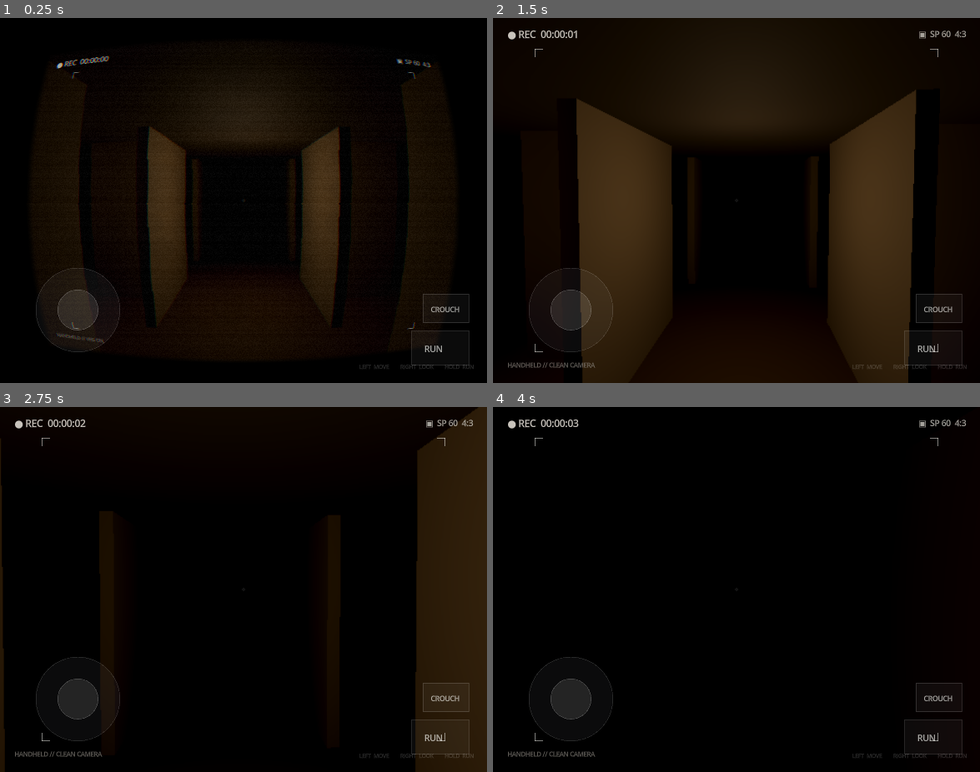
Above: before the commit, frames 1-4 (two rows, left to right).
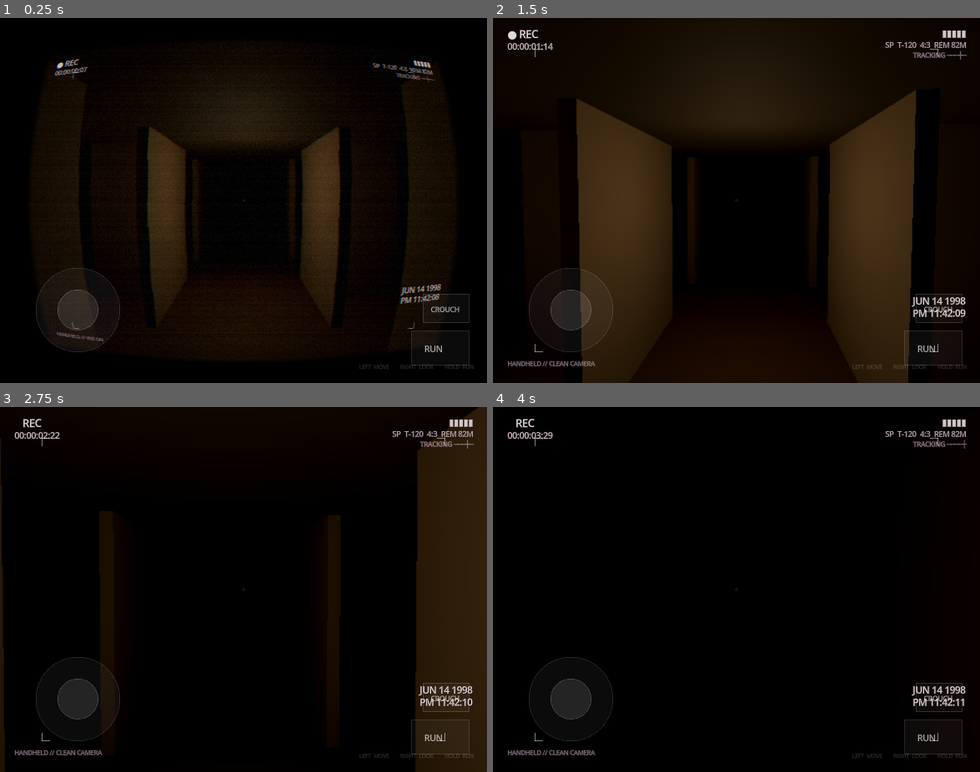
Above: after the commit, the same moments.

Repository: Goyimaticax1/vhs
Game: Godot game, scene res://main.tscn
The game is run twice, just before and just after one commit, with the same random seed, the same clock (stepped at 60 frames per second) and the same inputs.
Inputs (mouse positions are in pixels of both pictures, inside the frame that each line leads up to):
- Up to frame 1 (0.25 s): no input
- Up to frame 2 (1.5 s): tap Enter at 0.5 s; move the mouse to (760, 200) at 0.52 s; hold W (move_forward) from 0.53 s (still down); tap V (toggle_vhs) at 0.6 s; click (760, 200) at 0.67 s; tap Space (jump) at 0.77 s; move the mouse to (712, 200) at 1.27 s; tap Shift (sprint) at 1.35 s; click (712, 200) at 1.42 s
- Up to frame 3 (2.75 s): keep holding W (move_forward); tap Space (jump) at 1.52 s; tap V (toggle_vhs) at 1.55, 2.1 s; move the mouse to (258, 582) at 2.02 s; click (258, 582) at 2.17 s
- Up to frame 4 (4 s): keep holding W (move_forward); move the mouse to (731, 596) at 2.77 s; tap C at 2.85 s; click (731, 596) at 2.92 s; tap Space (jump) at 3.02, 3.77 s; tap V (toggle_vhs) at 3.05, 3.6 s; move the mouse to (770, 593) at 3.52 s; click (770, 593) at 3.67 s

The runs differ from the first frame. In frame 1, 0.9% of the frame differs, in the area x 11-91%, y 10-90%; in frame 2, 1.3%; in frame 3, 1.3%; in frame 4, 1.3%, in the area x 2-98%, y 3-96%.

Commit message:
VHS OSD revamp: blinking REC, tape timecode w/ frames, draining battery, T-120 remaining, tracking bar, camcorder date/time stamp, AUTO FOCUS flash, chroma-ghost text + tape dropout glitches

Diff:
--- a/project/scenes/vhs_overlay.tscn
+++ b/project/scenes/vhs_overlay.tscn
@@ -33,32 +33,143 @@
 [node name="REC" type="Label" parent="HUD"]
 layout_mode = 0
 offset_left = 38.0
-offset_top = 26.0
-offset_right = 300.0
-offset_bottom = 64.0
-mouse_filter = 2
-theme_override_colors/font_color = Color(0.87, 0.85, 0.82, 0.9)
+offset_top = 24.0
+offset_right = 320.0
+offset_bottom = 62.0
+mouse_filter = 2
+theme_override_colors/font_color = Color(0.94, 0.93, 0.9, 0.92)
+theme_override_colors/font_shadow_color = Color(0, 0, 0, 0.45)
+theme_override_constants/shadow_offset_x = 2
+theme_override_constants/shadow_offset_y = 2
+theme_override_font_sizes/font_size = 27
+text = "● REC"
+
+[node name="Timecode" type="Label" parent="HUD"]
+layout_mode = 0
+offset_left = 38.0
+offset_top = 60.0
+offset_right = 360.0
+offset_bottom = 92.0
+mouse_filter = 2
+theme_override_colors/font_color = Color(0.88, 0.87, 0.84, 0.85)
+theme_override_colors/font_shadow_color = Color(0, 0, 0, 0.4)
+theme_override_constants/shadow_offset_x = 2
+theme_override_constants/shadow_offset_y = 2
+theme_override_font_sizes/font_size = 22
+text = "00:00:00:00"
+
+[node name="Battery" type="Label" parent="HUD"]
+layout_mode = 0
+anchors_preset = 1
+anchor_left = 1.0
+anchor_right = 1.0
+offset_left = -300.0
+offset_top = 24.0
+offset_right = -36.0
+offset_bottom = 60.0
+grow_horizontal = 0
+mouse_filter = 2
+theme_override_colors/font_color = Color(0.9, 0.89, 0.86, 0.88)
+theme_override_colors/font_shadow_color = Color(0, 0, 0, 0.4)
+theme_override_constants/shadow_offset_x = 2
+theme_override_constants/shadow_offset_y = 2
+theme_override_font_sizes/font_size = 23
+text = "▮▮▮▮▯"
+horizontal_alignment = 2
+
+[node name="TapeMode" type="Label" parent="HUD"]
+layout_mode = 0
+anchors_preset = 1
+anchor_left = 1.0
+anchor_right = 1.0
+offset_left = -300.0
+offset_top = 58.0
+offset_right = -36.0
+offset_bottom = 88.0
+grow_horizontal = 0
+mouse_filter = 2
+theme_override_colors/font_color = Color(0.84, 0.83, 0.8, 0.8)
 theme_override_colors/font_shadow_color = Color(0, 0, 0, 0.35)
-theme_override_constants/shadow_offset_x = 1
-theme_override_constants/shadow_offset_y = 1
-theme_override_font_sizes/font_size = 25
-text = "● REC  00:00:00"
-
-[node name="Battery" type="Label" parent="HUD"]
+theme_override_constants/shadow_offset_x = 2
+theme_override_constants/shadow_offset_y = 2
+theme_override_font_sizes/font_size = 19
+text = "SP  T-120  4:3"
+horizontal_alignment = 2
+
+[node name="Tracking" type="Label" parent="HUD"]
 layout_mode = 0
 anchors_preset = 1
 anchor_left = 1.0
 anchor_right = 1.0
-offset_left = -245.0
-offset_top = 28.0
+offset_left = -300.0
+offset_top = 86.0
 offset_right = -36.0
-offset_bottom = 62.0
-grow_horizontal = 0
-mouse_filter = 2
-theme_override_colors/font_color = Color(0.79, 0.78, 0.75, 0.82)
-theme_override_font_sizes/font_size = 21
-text = "▣  SP 60  4:3"
-horizontal_alignment = 2
+offset_bottom = 114.0
+grow_horizontal = 0
+mouse_filter = 2
+theme_override_colors/font_color = Color(0.78, 0.77, 0.74, 0.62)
+theme_override_font_sizes/font_size = 17
+text = "TRACKING ──┼──"
+horizontal_alignment = 2
+
+[node name="DateStamp" type="Label" parent="HUD"]
+layout_mode = 0
+anchors_preset = 3
+anchor_left = 1.0
+anchor_top = 1.0
+anchor_right = 1.0
+anchor_bottom = 1.0
+offset_left = -330.0
+offset_top = -232.0
+offset_right = -38.0
+offset_bottom = -198.0
+grow_horizontal = 0
+grow_vertical = 0
+mouse_filter = 2
+theme_override_colors/font_color = Color(0.95, 0.94, 0.9, 0.9)
+theme_override_colors/font_shadow_color = Color(0, 0, 0, 0.45)
+theme_override_constants/shadow_offset_x = 2
+theme_override_constants/shadow_offset_y = 2
+theme_override_font_sizes/font_size = 24
+text = "JUN 14 1998"
+horizontal_alignment = 2
+
+[node name="TimeStamp" type="Label" parent="HUD"]
+layout_mode = 0
+anchors_preset = 3
+anchor_left = 1.0
+anchor_top = 1.0
+anchor_right = 1.0
+anchor_bottom = 1.0
+offset_left = -330.0
+offset_top = -200.0
+offset_right = -38.0
+offset_bottom = -166.0
+grow_horizontal = 0
+grow_vertical = 0
+mouse_filter = 2
+theme_override_colors/font_color = Color(0.95, 0.94, 0.9, 0.9)
+theme_override_colors/font_shadow_color = Color(0, 0, 0, 0.45)
+theme_override_constants/shadow_offset_x = 2
+theme_override_constants/shadow_offset_y = 2
+theme_override_font_sizes/font_size = 24
+text = "PM 11:42:08"
+horizontal_alignment = 2
+
+[node name="AutoFocus" type="Label" parent="HUD"]
+layout_mode = 0
+offset_left = 38.0
+offset_top = 96.0
+offset_right = 340.0
+offset_bottom = 126.0
+mouse_filter = 2
+theme_override_colors/font_color = Color(0.92, 0.9, 0.86, 0.85)
+theme_override_colors/font_shadow_color = Color(0, 0, 0, 0.4)
+theme_override_constants/shadow_offset_x = 2
+theme_override_constants/shadow_offset_y = 2
+theme_override_font_sizes/font_size = 19
+text = "AUTO FOCUS"
+visible = false
 
 [node name="Status" type="Label" parent="HUD"]
 layout_mode = 0
@@ -66,12 +177,12 @@
 anchor_top = 1.0
 anchor_bottom = 1.0
 offset_left = 38.0
-offset_top = -58.0
-offset_right = 400.0
-offset_bottom = -30.0
+offset_top = -62.0
+offset_right = 460.0
+offset_bottom = -32.0
 grow_vertical = 0
 mouse_filter = 2
-theme_override_colors/font_color = Color(0.56, 0.54, 0.51, 0.72)
+theme_override_colors/font_color = Color(0.62, 0.61, 0.58, 0.72)
 theme_override_font_sizes/font_size = 16
 text = "HANDHELD // VHS ON"
 
--- a/project/scripts/vhs_overlay.gd
+++ b/project/scripts/vhs_overlay.gd
@@ -1,13 +1,52 @@
 extends CanvasLayer
 
+# Camcorder OSD. Everything here is faked with plain Labels so the project
+# stays font-free: chroma ghosts + hard shadows sell the "burned into tape"
+# look, and a dropout glitch occasionally corrupts the readouts.
+
 @onready var vhs_rect: ColorRect = $VHS
+@onready var hud: Control = $HUD
 @onready var rec_label: Label = $HUD/REC
+@onready var timecode_label: Label = $HUD/Timecode
+@onready var battery_label: Label = $HUD/Battery
+@onready var tape_label: Label = $HUD/TapeMode
+@onready var tracking_label: Label = $HUD/Tracking
+@onready var date_label: Label = $HUD/DateStamp
+@onready var time_label: Label = $HUD/TimeStamp
+@onready var focus_label: Label = $HUD/AutoFocus
 @onready var status_label: Label = $HUD/Status
 
 @export var dirt_intensity: float = 0.35
 @export var autofocus_min_interval: float = 6.0
 @export var autofocus_max_interval: float = 16.0
 @export var autofocus_hunt_duration: float = 0.9
+
+@export_group("Tape")
+@export var tape_fps: int = 30
+@export var tape_total_minutes: float = 120.0
+@export var tape_start_used_minutes: float = 37.0
+@export var battery_life_seconds: float = 1500.0
+@export var battery_start_charge: float = 0.86
+
+@export_group("Date stamp")
+@export var stamp_year: int = 1998
+@export var stamp_month: int = 6
+@export var stamp_day: int = 14
+@export var stamp_hour: int = 23
+@export var stamp_minute: int = 42
+@export var stamp_second: int = 8
+
+@export_group("Glitches")
+@export var glitch_min_interval: float = 4.5
+@export var glitch_max_interval: float = 13.0
+@export var glitch_min_duration: float = 0.12
+@export var glitch_max_duration: float = 0.42
+@export var glitch_hud_jitter_px: float = 5.0
+@export var glitch_noise_boost: float = 0.16
+@export var glitch_chromatic_boost: float = 0.004
+
+const MONTHS: PackedStringArray = ["JAN", "FEB", "MAR", "APR", "MAY", "JUN", "JUL", "AUG", "SEP", "OCT", "NOV", "DEC"]
+const MONTH_DAYS: PackedInt32Array = [31, 28, 31, 30, 31, 30, 31, 31, 30, 31, 30, 31]
 
 var elapsed: float = 0.0
 var vhs_enabled: bool = true
@@ -15,23 +54,146 @@
 var autofocus_timer: float = 0.0
 var autofocus_active: float = 0.0
 
+var ghosts: Dictionary = {}
+var hud_base_position: Vector2 = Vector2.ZERO
+var glitch_timer: float = 0.0
+var glitch_active: float = 0.0
+var glitch_duration: float = 0.0
+var tracking_phase: float = 0.0
+var base_noise_strength: float = 0.024
+var base_chromatic: float = 0.0016
+
 func _ready() -> void:
     vhs_rect.visible = true
-    status_label.text = "HANDHELD // VHS ON"
     material = vhs_rect.material as ShaderMaterial
     if material != null:
         material.set_shader_parameter("dirt_intensity", dirt_intensity)
+        var n: Variant = material.get_shader_parameter("noise_strength")
+        if n != null:
+            base_noise_strength = float(n)
+        var c: Variant = material.get_shader_parameter("chromatic")
+        if c != null:
+            base_chromatic = float(c)
+
+    hud_base_position = hud.position
+    for l: Label in [rec_label, timecode_label, battery_label, tape_label, tracking_label, date_label, time_label, focus_label, status_label]:
+        _build_ghosts(l)
+
+    _set_label(status_label, "HANDHELD // VHS ON")
+    focus_label.visible = false
     autofocus_timer = randf_range(autofocus_min_interval, autofocus_max_interval)
+    glitch_timer = randf_range(glitch_min_interval, glitch_max_interval)
+
+func _build_ghosts(l: Label) -> void:
+    var red: Label = l.duplicate() as Label
+    var blue: Label = l.duplicate() as Label
+    var index: int = l.get_index()
+    for g: Label in [red, blue]:
+        g.name = l.name + "Ghost"
+        g.add_theme_color_override("font_shadow_color", Color(0, 0, 0, 0))
+        g.add_theme_constant_override("shadow_offset_x", 0)
+        g.add_theme_constant_override("shadow_offset_y", 0)
+        hud.add_child(g)
+        hud.move_child(g, index)
+    red.add_theme_color_override("font_color", Color(1.0, 0.18, 0.24, 0.30))
+    blue.add_theme_color_override("font_color", Color(0.24, 0.52, 1.0, 0.26))
+    red.position += Vector2(-1.5, -0.5)
+    blue.position += Vector2(1.5, 0.5)
+    ghosts[l] = [red, blue]
+
+func _set_label(l: Label, value: String) -> void:
+    if l.text != value:
+        l.text = value
+    if ghosts.has(l):
+        for g: Label in ghosts[l]:
+            g.text = value
+
+func _show_label(l: Label, shown: bool) -> void:
+    l.visible = shown
+    if ghosts.has(l):
+        for g: Label in ghosts[l]:
+            g.visible = shown
 
 func _process(delta: float) -> void:
     elapsed += delta
-    var total: int = int(elapsed)
-    rec_label.text = "● REC  %02d:%02d:%02d" % [total / 3600, (total / 60) % 60, total % 60]
+    tracking_phase += delta
+
+    _update_rec()
+    _update_timecode()
+    _update_tape_and_battery()
+    _update_stamp()
+    _update_tracking(delta)
+    _update_autofocus(delta)
+    _update_glitch(delta)
+
     if Input.is_action_just_pressed("toggle_vhs"):
         vhs_enabled = not vhs_enabled
         vhs_rect.visible = vhs_enabled
-        status_label.text = "HANDHELD // VHS ON" if vhs_enabled else "HANDHELD // CLEAN CAMERA"
-
+        _set_label(status_label, "HANDHELD // VHS ON" if vhs_enabled else "HANDHELD // CLEAN CAMERA")
+
+func _update_rec() -> void:
+    # Real camcorders blink the dot, not the word.
+    var on: bool = fmod(elapsed, 1.0) < 0.72
+    _set_label(rec_label, "\u25cf REC" if on else "   REC")
+
+func _update_timecode() -> void:
+    var total_frames: int = int(elapsed * float(tape_fps))
+    var frames: int = total_frames % tape_fps
+    var secs: int = total_frames / tape_fps
+    _set_label(timecode_label, "%02d:%02d:%02d:%02d" % [secs / 3600, (secs / 60) % 60, secs % 60, frames])
+
+func _update_tape_and_battery() -> void:
+    var used: float = tape_start_used_minutes + elapsed / 60.0
+    var remaining: int = int(maxf(tape_total_minutes - used, 0.0))
+    _set_label(tape_label, "SP  T-120  4:3  REM %dM" % remaining)
+
+    var charge: float = clampf(battery_start_charge - elapsed / maxf(battery_life_seconds, 1.0), 0.0, 1.0)
+    var bars: int = int(ceil(charge * 5.0))
+    var low: bool = charge < 0.18
+    if low and fmod(elapsed, 0.8) > 0.4:
+        _set_label(battery_label, "")
+    else:
+        var text: String = ""
+        for i: int in range(5):
+            text += "\u25ae" if i < bars else "\u25af"
+        if low:
+            text += "  E"
+        _set_label(battery_label, text)
+
+func _update_stamp() -> void:
+    var total: int = stamp_second + stamp_minute * 60 + stamp_hour * 3600 + int(elapsed)
+    var day_offset: int = total / 86400
+    var t: int = total % 86400
+    var hour24: int = t / 3600
+    var minute: int = (t / 60) % 60
+    var second: int = t % 60
+
+    var month: int = clampi(stamp_month, 1, 12)
+    var day: int = stamp_day + day_offset
+    while day > MONTH_DAYS[month - 1]:
+        day -= MONTH_DAYS[month - 1]
+        month += 1
+        if month > 12:
+            month = 1
+    _set_label(date_label, "%s %d %d" % [MONTHS[month - 1], day, stamp_year])
+
+    var suffix: String = "AM" if hour24 < 12 else "PM"
+    var hour12: int = hour24 % 12
+    if hour12 == 0:
+        hour12 = 12
+    _set_label(time_label, "%s %d:%02d:%02d" % [suffix, hour12, minute, second])
+
+func _update_tracking(_delta: float) -> void:
+    # Slowly wandering tracking marker, plus a hard offset while glitching.
+    var drift: int = int(round(sin(tracking_phase * 0.23) * 2.0))
+    if glitch_active > 0.0:
+        drift = randi_range(-2, 2)
+    var bar: String = ""
+    for i: int in range(5):
+        bar += "\u253c" if i == clampi(2 + drift, 0, 4) else "\u2500"
+    _set_label(tracking_label, "TRACKING " + bar)
+
+func _update_autofocus(delta: float) -> void:
     autofocus_timer -= delta
     if autofocus_timer <= 0.0:
         autofocus_active = autofocus_hunt_duration
@@ -42,9 +204,39 @@
         autofocus_active -= delta
         var t: float = 1.0 - clampf(autofocus_active / autofocus_hunt_duration, 0.0, 1.0)
         pulse = sin(clampf(t, 0.0, 1.0) * PI)
+        _show_label(focus_label, fmod(elapsed, 0.3) < 0.18)
+    else:
+        _show_label(focus_label, false)
 
     if material != null:
         material.set_shader_parameter("blur_pulse", pulse)
+
+func _update_glitch(delta: float) -> void:
+    if glitch_active > 0.0:
+        glitch_active -= delta
+        var k: float = clampf(glitch_active / maxf(glitch_duration, 0.001), 0.0, 1.0)
+        hud.position = hud_base_position + Vector2(
+            randf_range(-glitch_hud_jitter_px, glitch_hud_jitter_px) * k,
+            randf_range(-glitch_hud_jitter_px * 0.6, glitch_hud_jitter_px * 0.6) * k
+        )
+        if material != null:
+            material.set_shader_parameter("noise_strength", base_noise_strength + glitch_noise_boost * k)
+            material.set_shader_parameter("chromatic", base_chromatic + glitch_chromatic_boost * k)
+        if glitch_active <= 0.0:
+            hud.position = hud_base_position
+            if material != null:
+                material.set_shader_parameter("noise_strength", base_noise_strength)
+                material.set_shader_parameter("chromatic", base_chromatic)
+        return
+
+    glitch_timer -= delta
+    if glitch_timer <= 0.0:
+        trigger_dropout()
+        glitch_timer = randf_range(glitch_min_interval, glitch_max_interval)
+
+func trigger_dropout() -> void:
+    glitch_duration = randf_range(glitch_min_duration, glitch_max_duration)
+    glitch_active = glitch_duration
 
 func trigger_autofocus_hunt() -> void:
     autofocus_active = autofocus_hunt_duration
